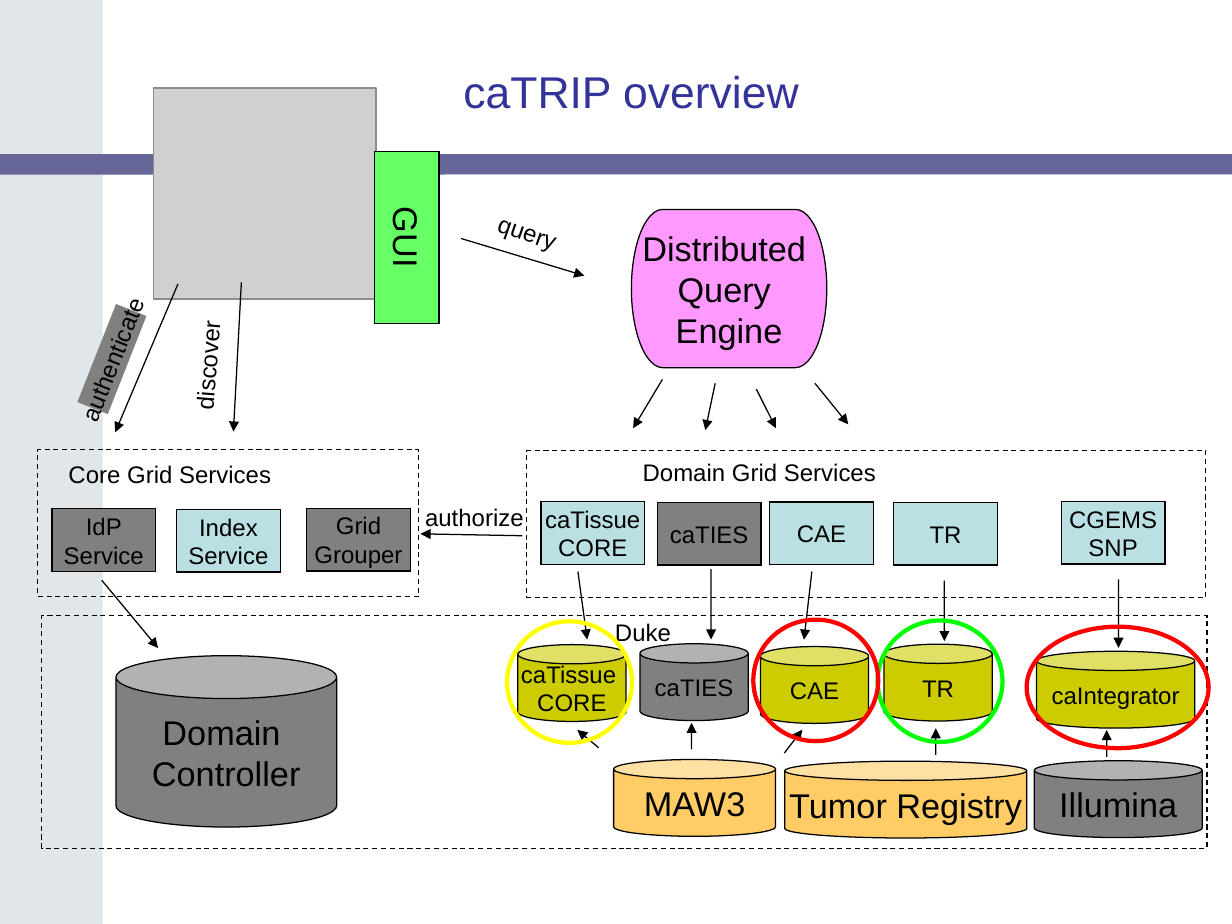
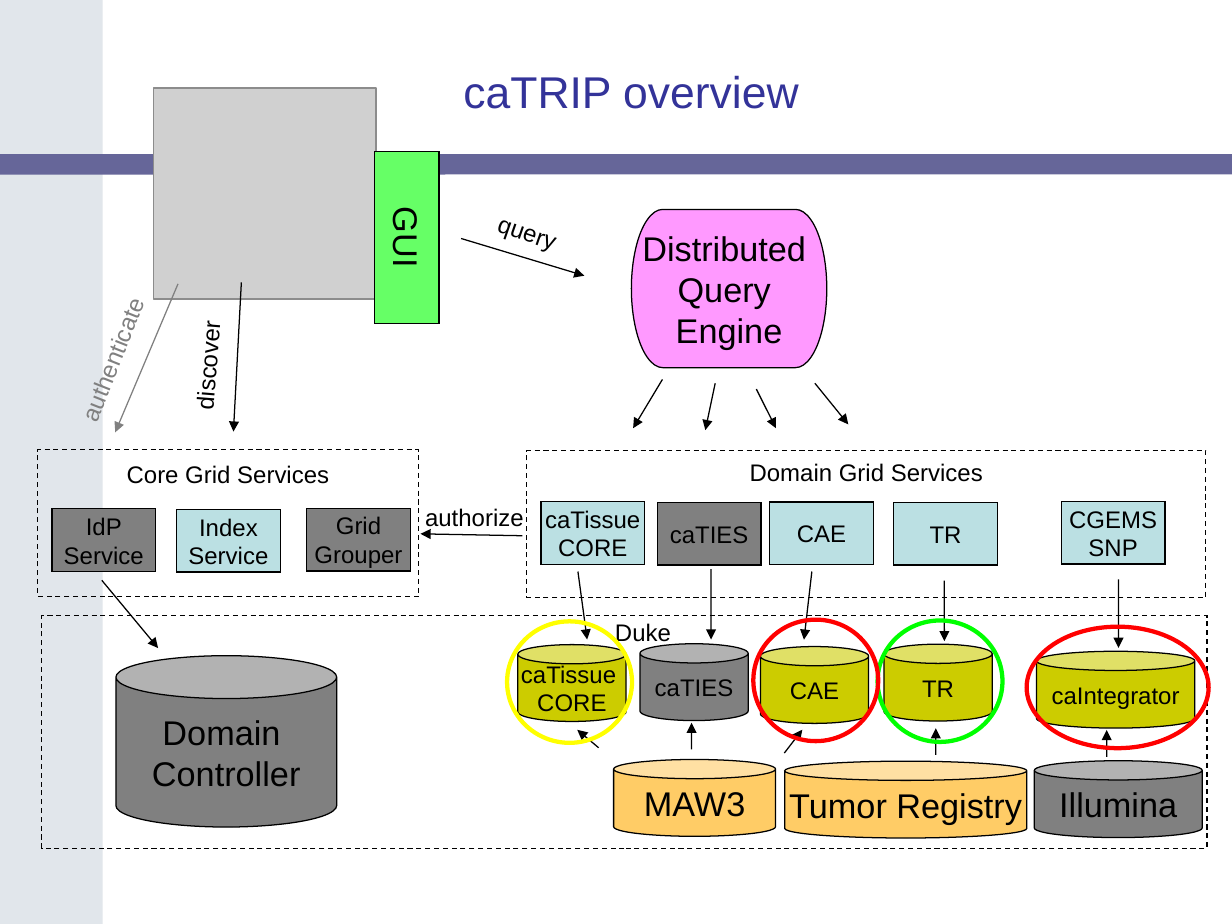
Before and after one commit to NCIP/catrip, a slide deck: slide 6 of catrip/documentation/presentations/catrip_beta_demo_2006_11_01/catrip_demo_2006_11_01.ppt. Drawn at 1232x924 pixels with LibreOffice and Linux fonts; fonts in the diff are those of the drawing; grey boxes stand for pictures; background and template pictures are left out. Boxes give left, top, right and bottom in pixels: in the first picture for what was removed or moved away, otherwise in the second. Text is boxed around its words. In the diff, an @@ line names an element or a change of style, - is before the commit and + after.

```diff
--- a/catrip/documentation/presentations/catrip_beta_demo_2006_11_01/catrip_demo_2006_11_01.ppt
+++ b/catrip/documentation/presentations/catrip_beta_demo_2006_11_01/catrip_demo_2006_11_01.ppt
@@ arrow (177, 283) - (116, 432): stroke #000000 0.74 pt to #808080 0.74 pt @@
@@ text "authenticate" at (77,304,147,415): text colour #000000 to #808080; fill #808080 to none @@
@@ text "Domain Grid Services": place and size @@
-text "Domain Grid Services" at (643,463,876,482)
+text "Domain Grid Services" at (750,463,983,482)
@@ text "Core Grid Services": place and size @@
-text "Core Grid Services" at (68,465,271,484)
+text "Core Grid Services" at (127,465,329,484)
```
Also in this commit, not shown: 1 other slide changed, 8 slides added.
